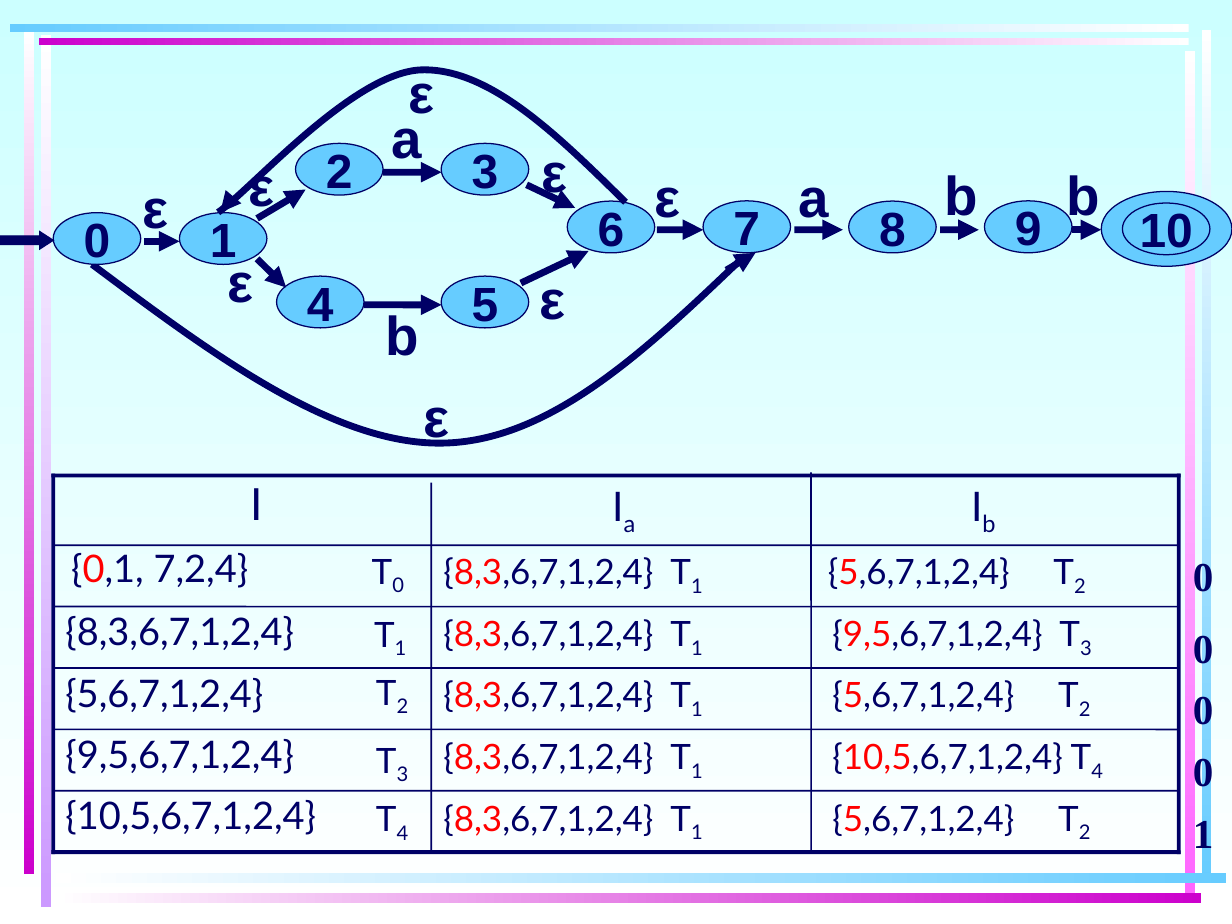
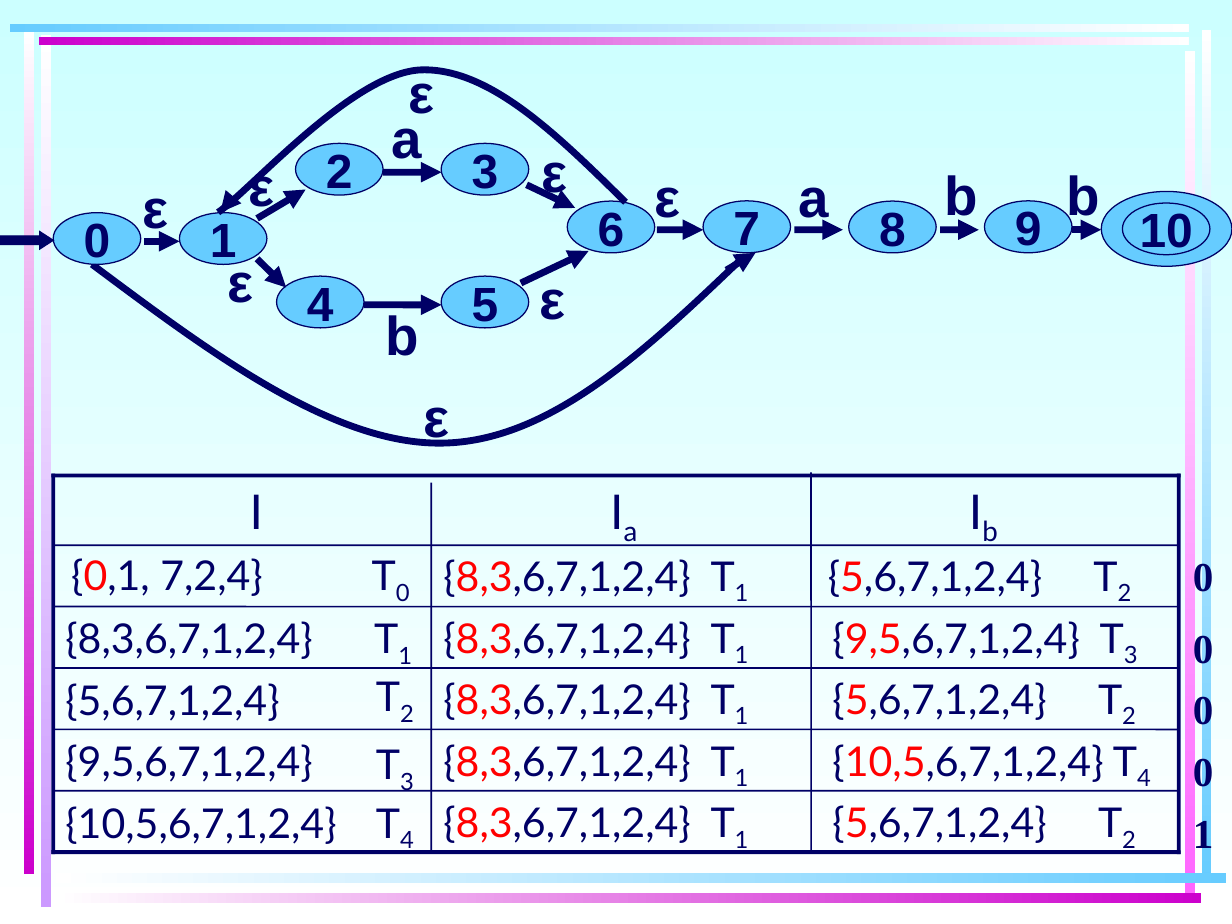
Before and after one commit to IACJ/scut-Courses, a slide deck: slide 41 of 《编译原理》/课件/编译原理课件/第4章 词法分析.ppt. Drawn at 1232x924 pixels with LibreOffice and Linux fonts; fonts in the diff are those of the drawing. Boxes give left, top, right and bottom in pixels: in the first picture for what was removed or moved away, otherwise in the second. Text is boxed around its words. In the diff, an @@ line names an element or a change of style, - is before the commit and + after.

```diff
--- a/《编译原理》/课件/编译原理课件/第4章 词法分析.ppt
+++ b/《编译原理》/课件/编译原理课件/第4章 词法分析.ppt
@@ text "I" at (x1=250, y1=494, x2=263, y2=529): size 25.9 to 28 pt; line spacing 0.9 to 1 @@
@@ text "Ia" at (x1=460, y1=476, x2=788, y2=546): size 23.8 to 28 pt; line spacing 0.9 to 1 @@
@@ text "Ib" at (x1=788, y1=476, x2=1179, y2=546): size 23.8 to 28 pt; line spacing 0.9 to 1 @@
@@ size 22.2 to 24 pt; line spacing 0.9 to 1 in 5 elements at (x1=71, y1=558, x2=262, y2=596), (x1=65, y1=806, x2=336, y2=844), (x1=65, y1=744, x2=312, y2=782), (x1=65, y1=683, x2=279, y2=721), (x1=65, y1=621, x2=312, y2=659) @@
@@ size 20.4 to 24 pt; line spacing 0.9 to 1 in 15 elements at (x1=832, y1=805, x2=1046, y2=843), (x1=443, y1=805, x2=690, y2=843), (x1=832, y1=744, x2=1103, y2=782), (x1=443, y1=744, x2=690, y2=782), (x1=832, y1=682, x2=1046, y2=720), (x1=443, y1=682, x2=690, y2=720), (x1=832, y1=621, x2=1079, y2=659), (x1=443, y1=621, x2=690, y2=659), (x1=828, y1=559, x2=1042, y2=597), (x1=443, y1=559, x2=690, y2=597), (x1=360, y1=543, x2=447, y2=605), (x1=362, y1=606, x2=450, y2=668), (x1=363, y1=664, x2=451, y2=726), (x1=363, y1=732, x2=451, y2=793), (x1=363, y1=791, x2=451, y2=853) @@
```
Also in this commit, not shown: 77 other slides changed, 14 other files.
